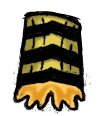
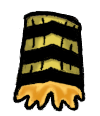
Comparing the layer stacks of the two 100 × 116 images. Changes:
painted on "swap_body-6.png copy" over [12, 10, 91, 114]
painted on "Layer #1" over [14, 15, 84, 112]
